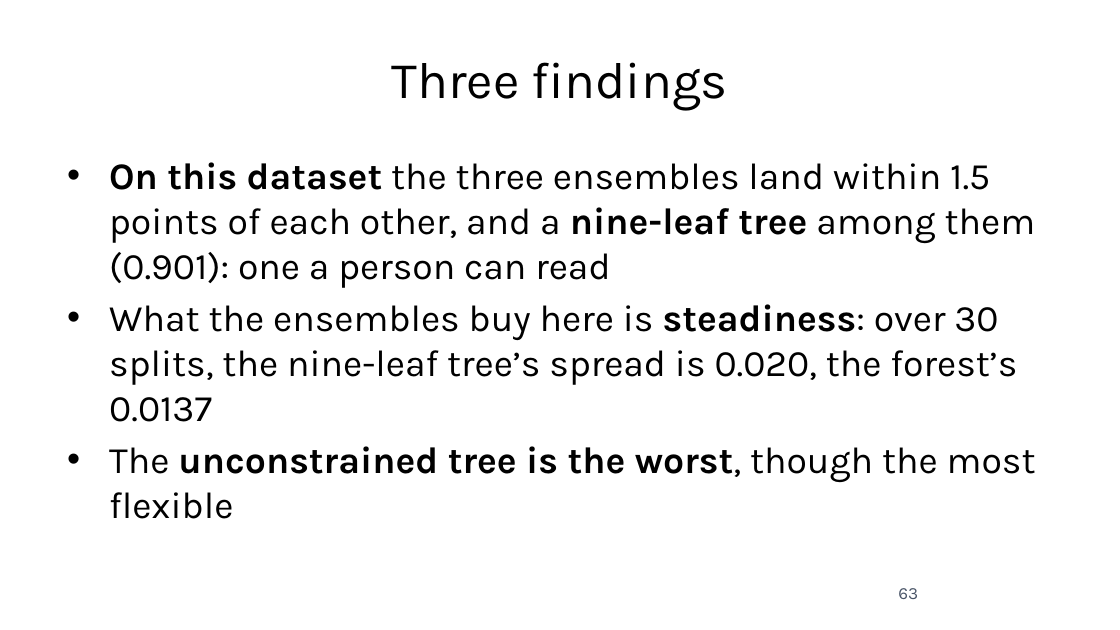
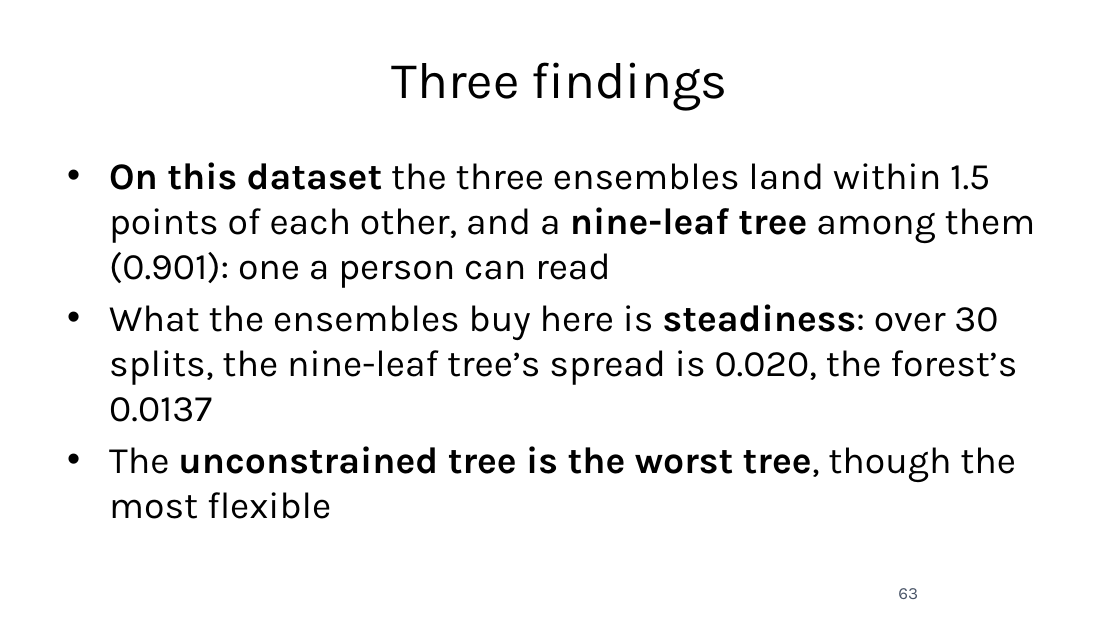
Before and after one commit to fabioantonini/technologies-for-artificial-intelligence, a slide deck: slide 63 of Lessons/07_trees_and_ensembles/Slides/trees_and_ensembles_slides.pptx. Drawn at 1120x630 pixels with LibreOffice and Linux fonts; fonts in the diff are those of the drawing; background and template pictures are left out. Boxes give left, top, right and bottom in pixels: in the first picture for what was removed or moved away, otherwise in the second. Text is boxed around its words. In the diff, an @@ line names an element or a change of style, - is before the commit and + after.

```diff
--- a/Lessons/07_trees_and_ensembles/Slides/trees_and_ensembles_slides.pptx
+++ b/Lessons/07_trees_and_ensembles/Slides/trees_and_ensembles_slides.pptx
@@ text at [109,446,1016,519]: text changed @@
-• The unconstrained tree is the worst, though the most flexible
+• The unconstrained tree is the worst tree, though the most flexible
```
Also in this commit, not shown: 11 other slides changed, 22 other files.
